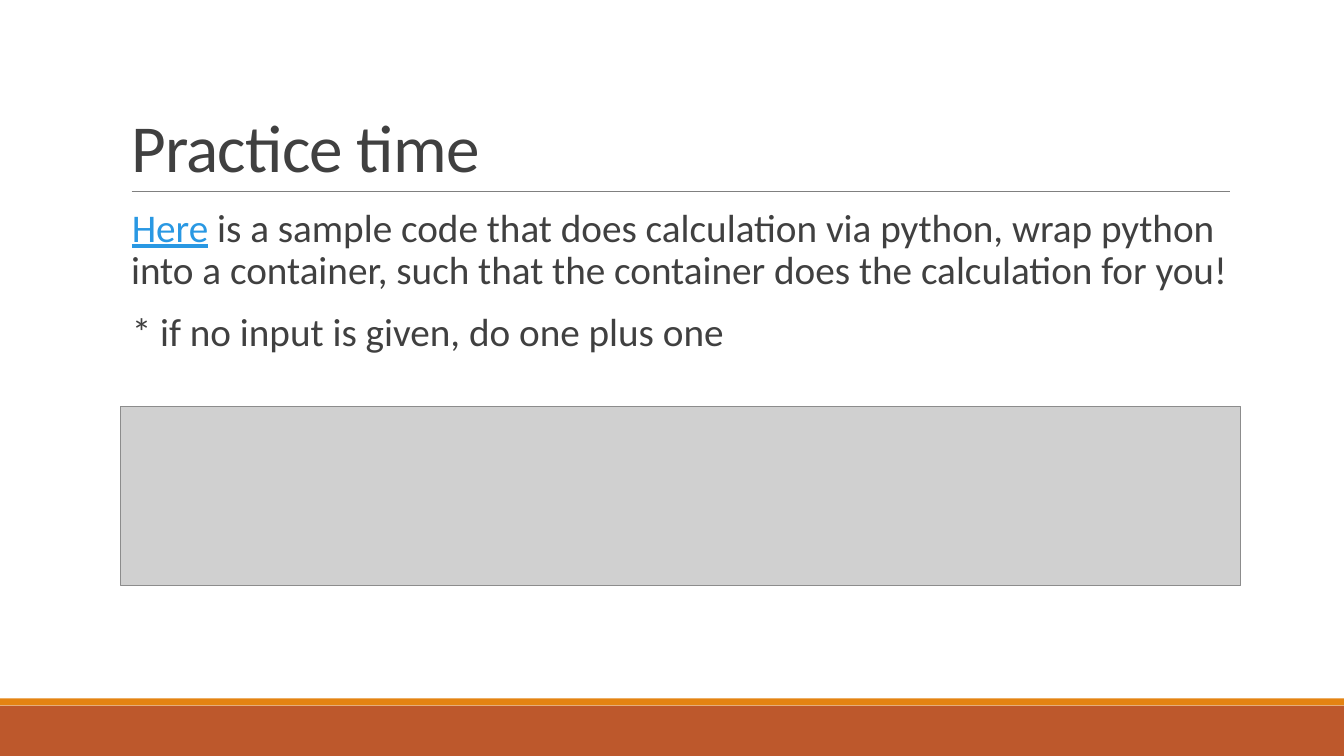
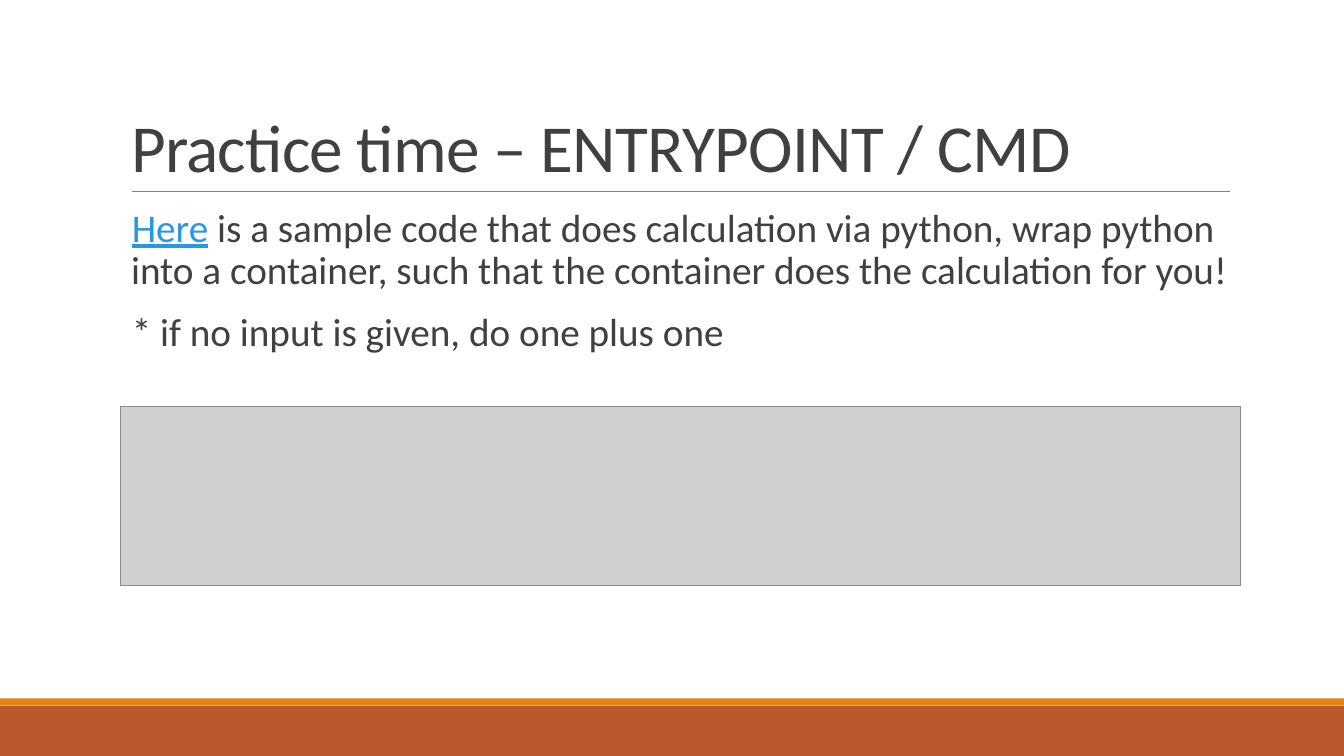
Before and after one commit to YumingChang02/arch_summer_2019, a slide deck: slide 14 of Introduction to docker.pptx. Drawn at 1344x756 pixels with LibreOffice and Linux fonts; fonts in the diff are those of the drawing; grey boxes stand for pictures. Boxes give left, top, right and bottom in pixels: in the first picture for what was removed or moved away, otherwise in the second. Text is boxed around its words. In the diff, an @@ line names an element or a change of style, - is before the commit and + after.

```diff
--- a/Introduction to docker.pptx
+++ b/Introduction to docker.pptx
@@ title at [131,125,1070,173]: text changed @@
-Practice time
+Practice time – ENTRYPOINT / CMD
```
Also in this commit, not shown: 3 other slides changed, 1 slide added.
